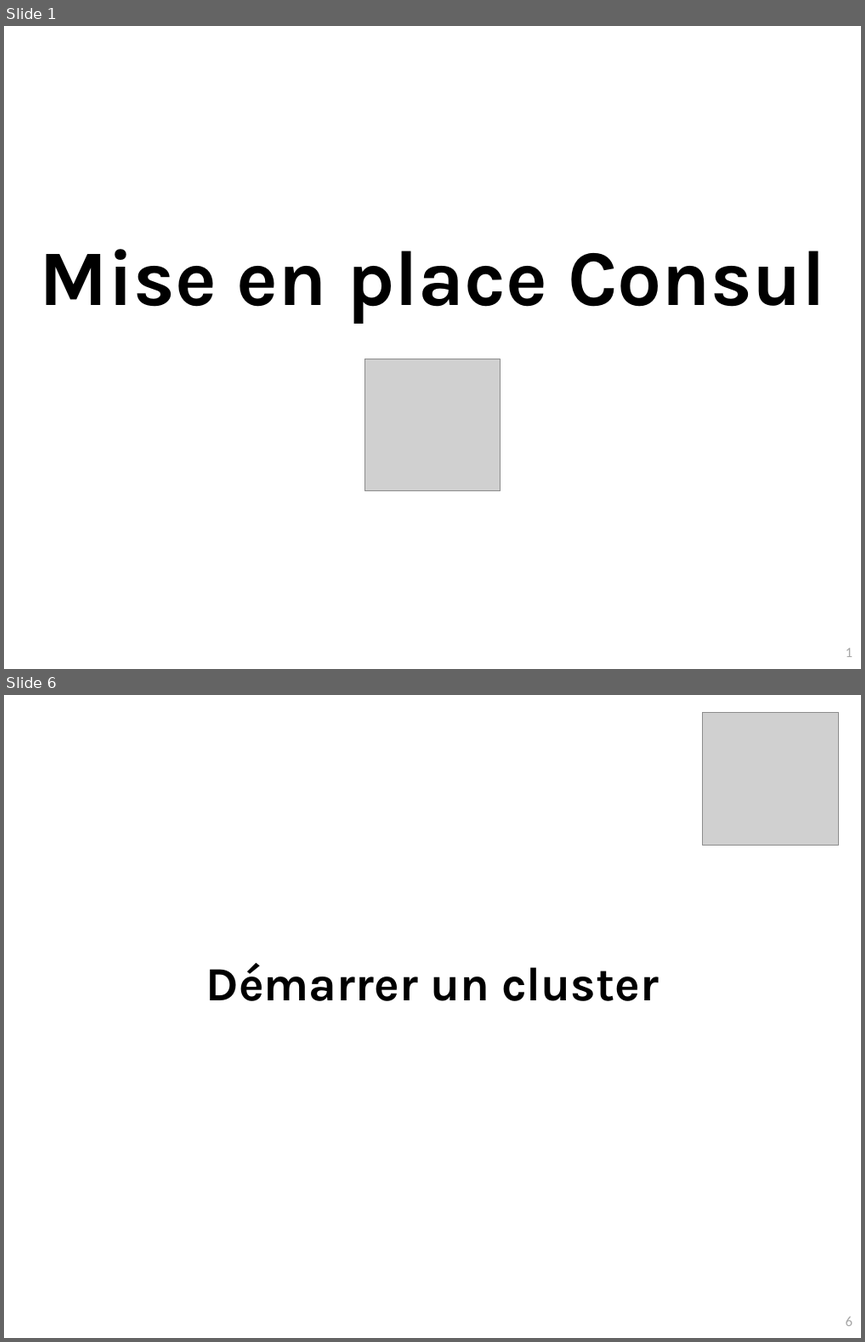
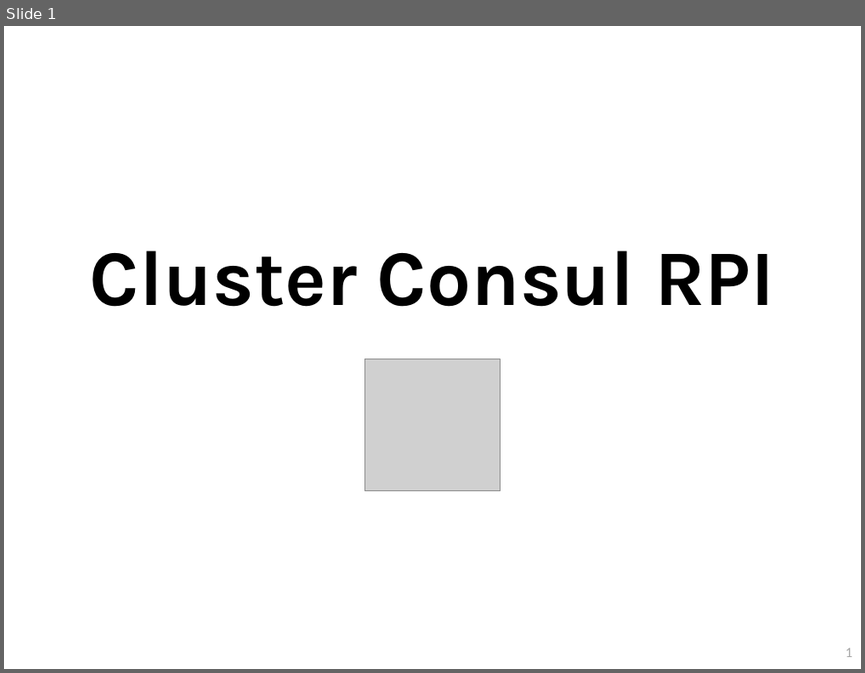
Before and after one commit to so-technology-watch/consul-poc, a slide deck: doc/setup/Cluster-Consul-v1.0.pptx. Shown one above the other, each under a label of ours: slides 1 and 6 before the commit, slide 1 after it; the slides between them are not shown. The pictures are 865x1342 and 865x673 pixels, drawn with LibreOffice and Linux fonts; fonts in the diff are those of the drawing; grey boxes stand for pictures. Boxes give left, top, right and bottom in pixels: in the first picture for what was removed or moved away, otherwise in the second. Text is boxed around its words. In the diff, an @@ line names an element or a change of style, - is before the commit and + after.

```diff
--- a/doc/setup/Cluster-Consul-v1.0.pptx
+++ b/doc/setup/Cluster-Consul-v1.0.pptx
@@ slide 6 removed at bbox=[4, 695, 861, 1338], background #FFFFFF; not listed: 1 template element that a slide beside it also shows @@
@@ picture removed at bbox=[703, 713, 838, 845] @@
@@ text removed at bbox=[206, 963, 658, 1001] @@
-Démarrer un cluster
@@ slide 1 changed as well @@
@@ text at bbox=[90, 250, 774, 306]: text changed @@
-Mise en place Consul
+Cluster Consul RPI
```
Also in this commit, not shown: 4 slides added, 6 other slides removed, 1 other file.
